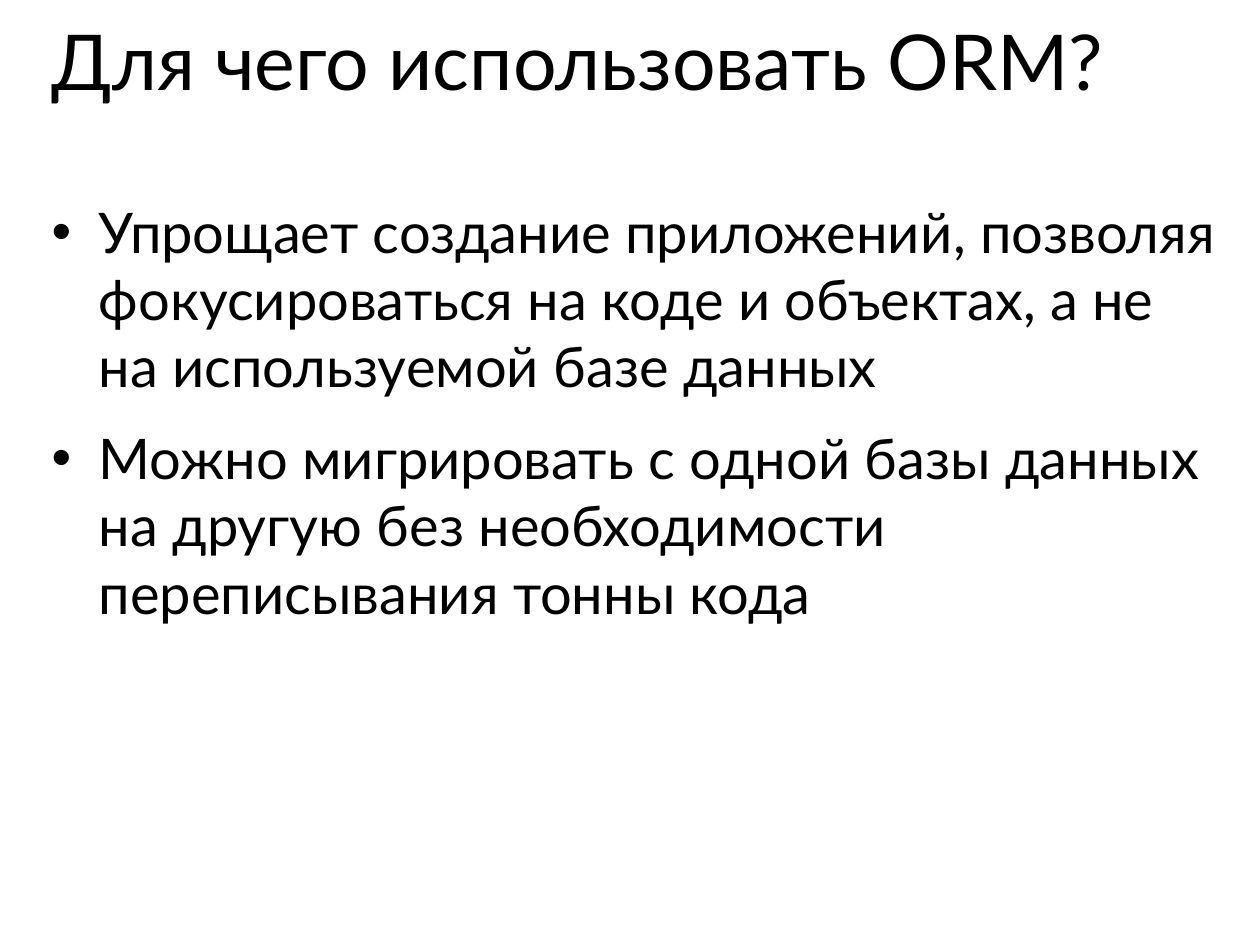
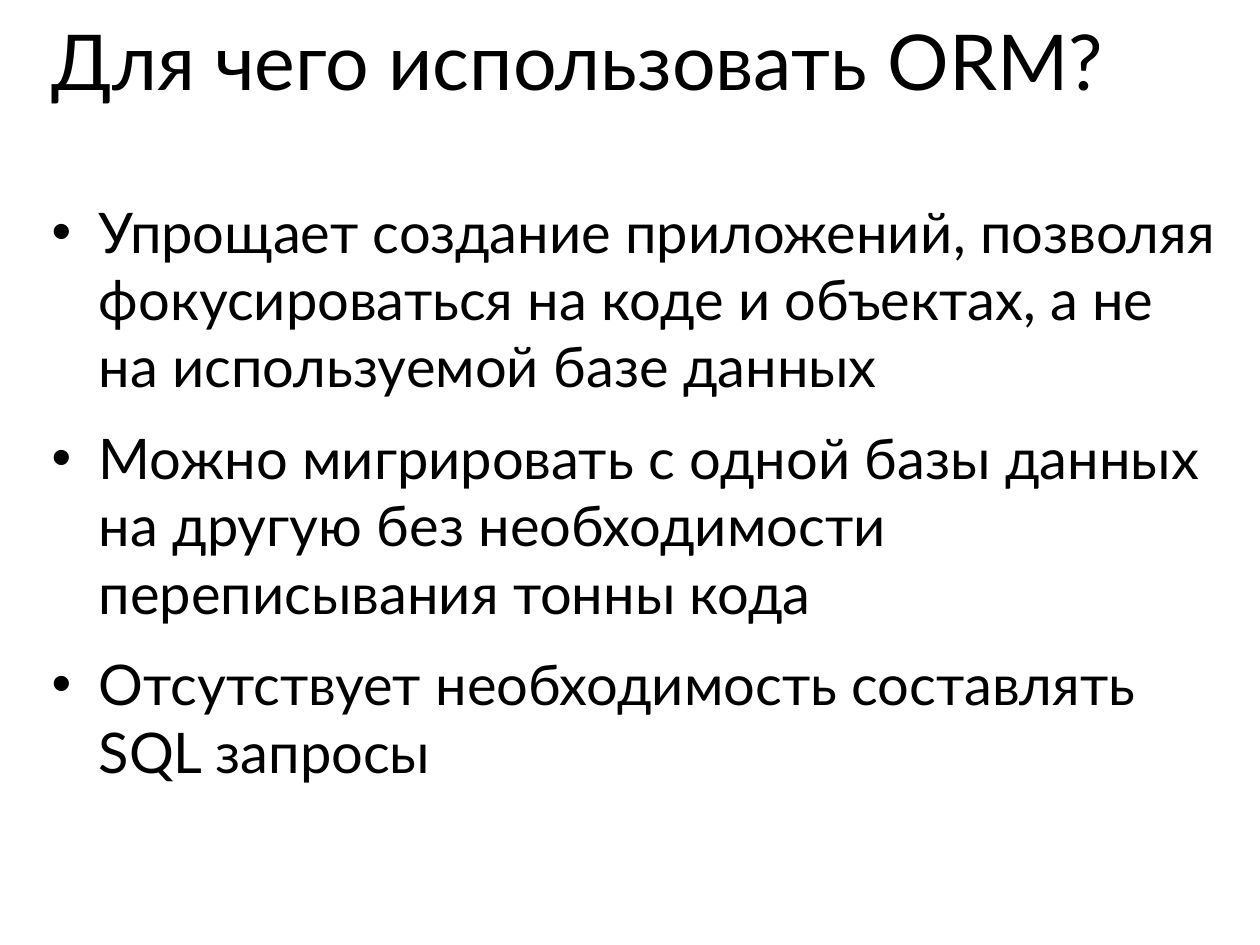
Before and after one commit to maxchv/LearnPython, a slide deck: slide 11 of week12/Models.pptx. Drawn at 1260x945 pixels with LibreOffice and Linux fonts; fonts in the diff are those of the drawing. Boxes give left, top, right and bottom in pixels: in the first picture for what was removed or moved away, otherwise in the second. Text is boxed around its words. In the diff, an @@ line names an element or a change of style, - is before the commit and + after.

```diff
--- a/week12/Models.pptx
+++ b/week12/Models.pptx
@@ text at (x1=99, y1=664, x2=1136, y2=783): paragraph added @@
+• Отсутствует необходимость составлять SQL запросы
```
Also in this commit, not shown: 5 other slides changed, 17 slides added.
